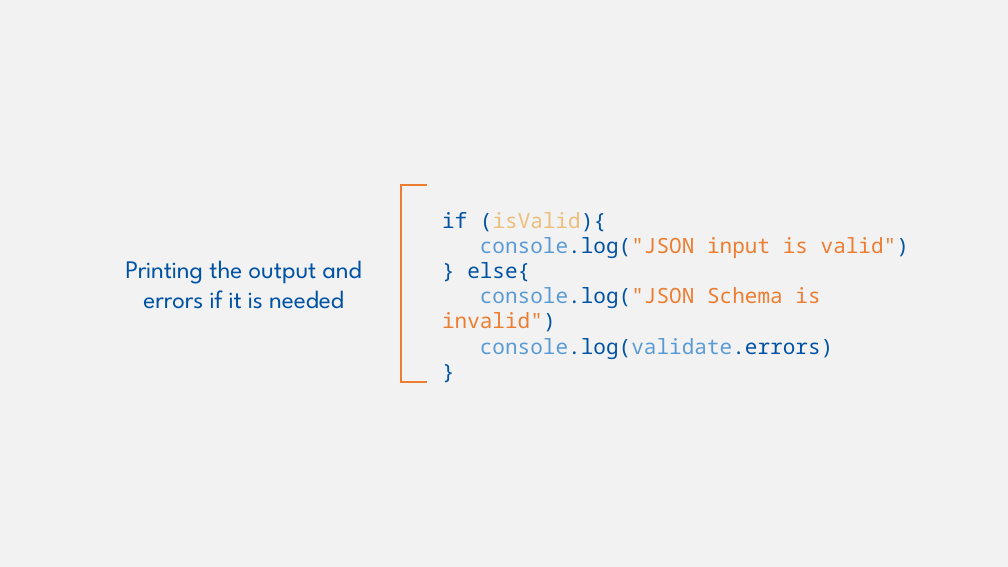
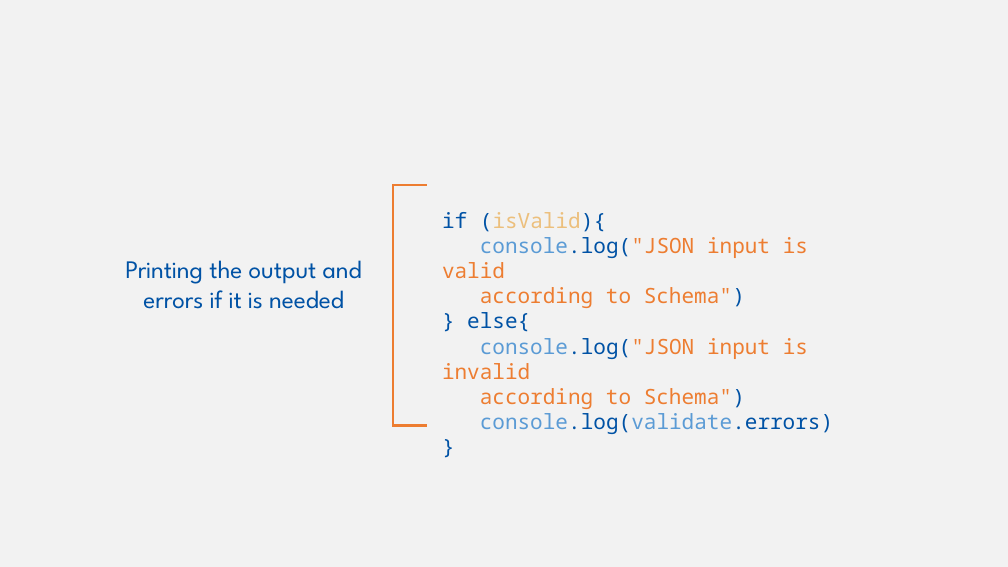
Before and after one commit to w3c/wot-cg, a slide deck: slide 17 of Tutorials/whatiswot/8-JSON_Schema_in_Practice_3/8-JSON_Schema_in_Practice_3.pptx (slide 16 before the commit). Drawn at 1008x567 pixels with LibreOffice and Linux fonts; fonts in the diff are those of the drawing. Boxes give left, top, right and bottom in pixels: in the first picture for what was removed or moved away, otherwise in the second. Text is boxed around its words. In the diff, an @@ line names an element or a change of style, - is before the commit and + after.

```diff
--- a/Tutorials/whatiswot/8-JSON_Schema_in_Practice_3/8-JSON_Schema_in_Practice_3.pptx
+++ b/Tutorials/whatiswot/8-JSON_Schema_in_Practice_3/8-JSON_Schema_in_Practice_3.pptx
@@ left bracket: place and size @@
-left bracket at [402,185,426,382]
+left bracket at [393,185,426,426]
@@ text at [442,237,808,308]: text changed @@
-console.log("JSON input is valid")
+console.log("JSON input is valid
+according to Schema")
@@ text at [442,338,808,409]: text changed @@
-console.log("JSON Schema is invalid")
+console.log("JSON input is invalid
+according to Schema")
```
Also in this commit, not shown: 5 other slides changed, 2 slides added, 5 other files.
